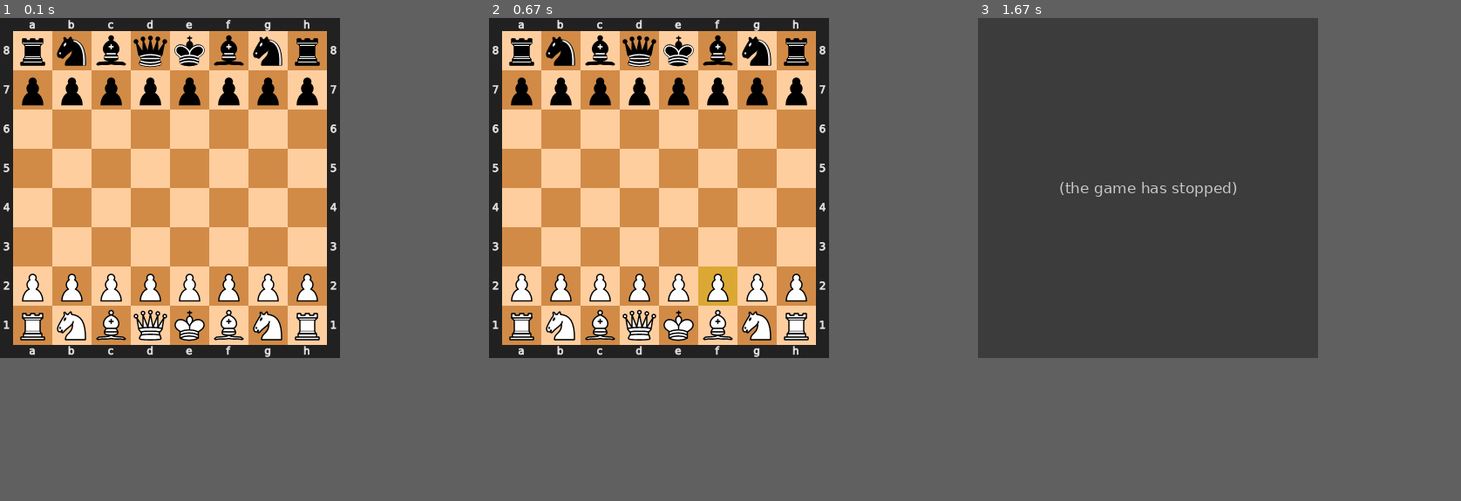
Above: before the commit, frames 1-3 (left to right).
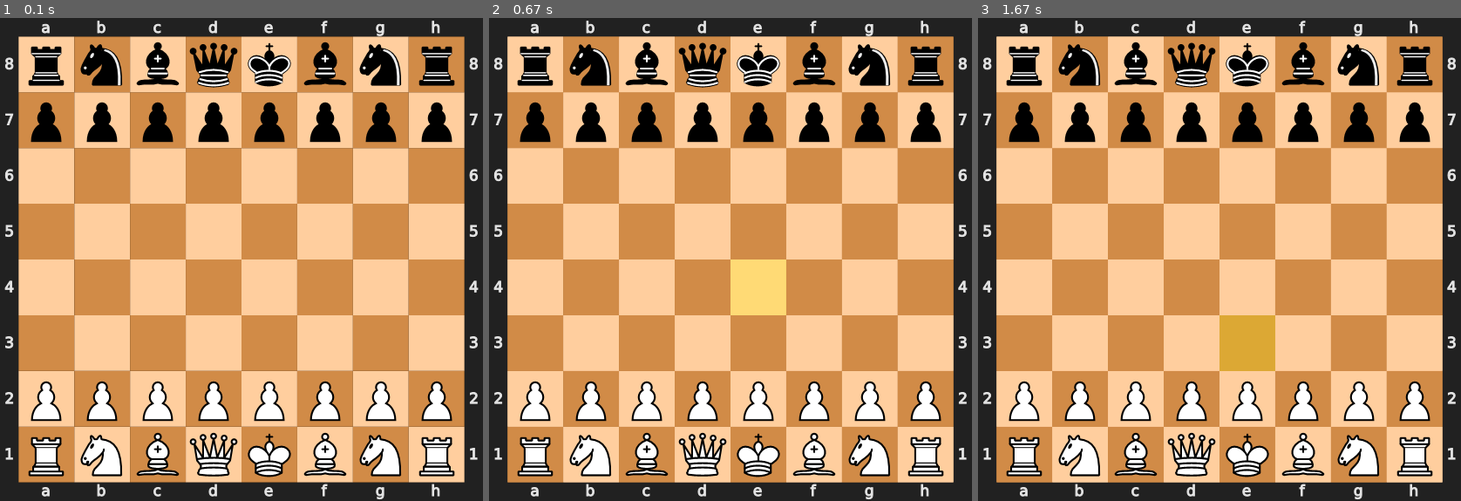
Above: after the commit, the same moments.

Repository: matthias-ae/pygame-chess
Game: pygame game, started from game.py
Same seed, same stepped clock (60 frames per second), same inputs: the game is played once before the commit and once after it.
Inputs (mouse positions are in pixels of both pictures, inside the frame that each line leads up to):
- Up to frame 1 (0.1 s): no input
- Up to frame 2 (0.67 s): press the mouse at (735, 288) at 0.37 s; move the mouse to (672, 278) at 0.47 s; release the mouse at (614, 264) at 0.6 s
- Up to frame 3 (1.67 s): click (1267, 365) at 0.83 s
In our replay, the window is 390x390 before the commit and 554x554 after it. These sizes can differ from the game's own. Grey fills any space a smaller window leaves; there, only what the larger window draws over its background counts as a difference.

The runs differ from the first frame. In frame 1, 66% of the frame differs, in the area x 0-100%, y 0-100%; in frame 2, 66%; in frame 3, 84%.
Error before the commit: TypeError: unsupported operand type(s) for &: 'NoneType' and 'int' (pgboard.py line 58); the game stopped at 0.83 s (later frames are placeholders)

Commit message:
increased board size, and made the chess.Board an attribute (rather then base class)

Diff:
--- a/game.py
+++ b/game.py
@@ -7,9 +7,6 @@
 class Book:
 	def __init__(self, book_path):
 		self.db = TinyDB(book_path)
-
-	def __getattr__(self, attr):
-		return getattr(self.db, attr)
 
 	def lookup(self, board):
 		def average(lst):
@@ -48,7 +45,7 @@
 		except Exception as e:
 			pass
 		if not 'depth' in self.best or self.best['depth'] < 50:
-			self.analysis = self.wrapper.analysis(board)
+			self.analysis = self.wrapper.analysis(board.board)
 			self.running = True
 			self.db_id = None
 
@@ -83,7 +80,7 @@
 
 pygame.init()
 print()
-board = pgboard.Board()
+board = pgboard.Board(piece_size=64)
 
 screen = pygame.display.set_mode(board.size())
 board.draw(screen)
@@ -131,7 +128,7 @@
 			pygame.display.flip()
 		else:
 			engine.stop_analysis()
-			result = engine.play(board, chess.engine.Limit(time=0.1))
+			result = engine.play(board.board, chess.engine.Limit(time=0.1))
 			make_move(result.move)
 		engine.start_analysis(board)
 		best = None
--- a/pgboard.py
+++ b/pgboard.py
@@ -6,8 +6,8 @@
 def _svg2image(svg):
 	return pygame.image.load(io.BytesIO(str(svg).encode('utf-8')))
 
-def _make_symbol(letter):
-	return _svg2image(chess.svg.piece(chess.Piece.from_symbol(letter)))
+def _make_symbol(letter, size):
+	return _svg2image(chess.svg.piece(chess.Piece.from_symbol(letter), size))
 
 class Pt:
 	def __init__(self, x, y):
@@ -36,27 +36,37 @@
 		yield self.x
 		yield self.y
 
-class Board(chess.Board):
-	def __init__(self, *args, **kwargs):
-		super(Board, self).__init__(*args, **kwargs)
+	def __str__(self):
+		return "Pt(x=" + str(self.x) + ", y=" + str(self.y) + ")"
+
+class Board:
+	def __init__(self, piece_size=45):
+		self.board = chess.Board()
+
+		default_piece_size = Pt(*_svg2image(chess.svg.piece(chess.Piece.from_symbol('Q'))).get_size())
+		default_border = (Pt(*_svg2image(chess.svg.board()).get_size()) - 8 * default_piece_size) // 2
+		self._border = piece_size * default_border // default_piece_size
 		self._symbol = {}
 		for letter in 'kqrbnp':
-			self._symbol[letter] = _make_symbol(letter)
-			self._symbol[letter.upper()] = _make_symbol(letter.upper())
+			self._symbol[letter] = _make_symbol(letter, piece_size)
+			self._symbol[letter.upper()] = _make_symbol(letter.upper(), piece_size)
 			self._symbol_size = Pt(*self._symbol[letter].get_size())
-		self._empty_board = _svg2image(chess.svg.board())
-		self._border = (Pt(*self._empty_board.get_size()) - 8 * self._symbol_size) // 2
+		self._empty_board = _svg2image(chess.svg.board(size=8*piece_size+2*self._border.x))
+
 		self._highlight = pygame.Surface(tuple(self._symbol_size))
 		self._highlight.fill(pygame.Color(255, 255, 0))
 		self._highlight.set_alpha(65)
 		self._highlighted = []
+
+	def __getattr__(self, attr):
+		return getattr(self.board, attr)
 
 	def draw(self, screen):
 		screen.blit(self._empty_board, (0, 0))
 		pos = Pt(0, 0)
 		for square in self._highlighted:
 			screen.blit(self._highlight, tuple(self._symbol_size * Pt(chess.square_file(square), 7-chess.square_rank(square)) + self._border))
-		for c in str(self):
+		for c in str(self.board):
 			if c == '\n':
 				pos.y += 1
 				pos.x = 0
